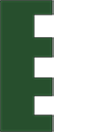
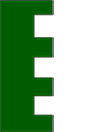
Before/after of a w=96, h=132 layered artwork. What changed in the layer stack:
painted on "Layer 1" over [0, 0, 54, 132]
